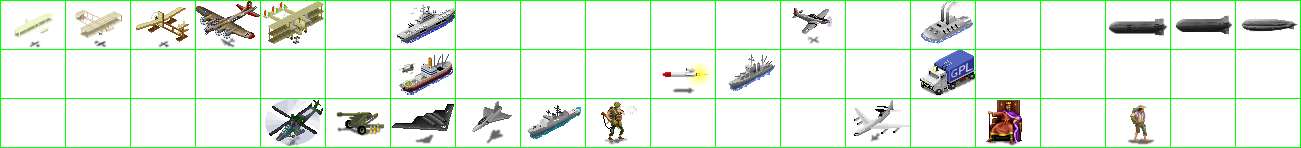
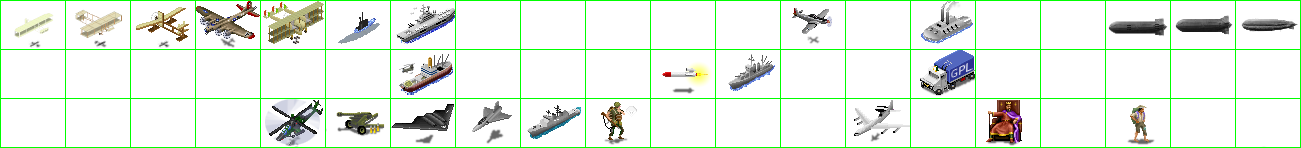
Layers edited between the first and the second 1301 × 148 image:
added layer "Pasted Layer #2" above "Pasted Layer" over <box>356,12,368,31</box>
added layer "Pasted Layer" above "Pasted Layer #1" over <box>354,18,376,33</box>
added layer "Pasted Layer #1" (50%) above "units" over <box>338,12,380,44</box>
